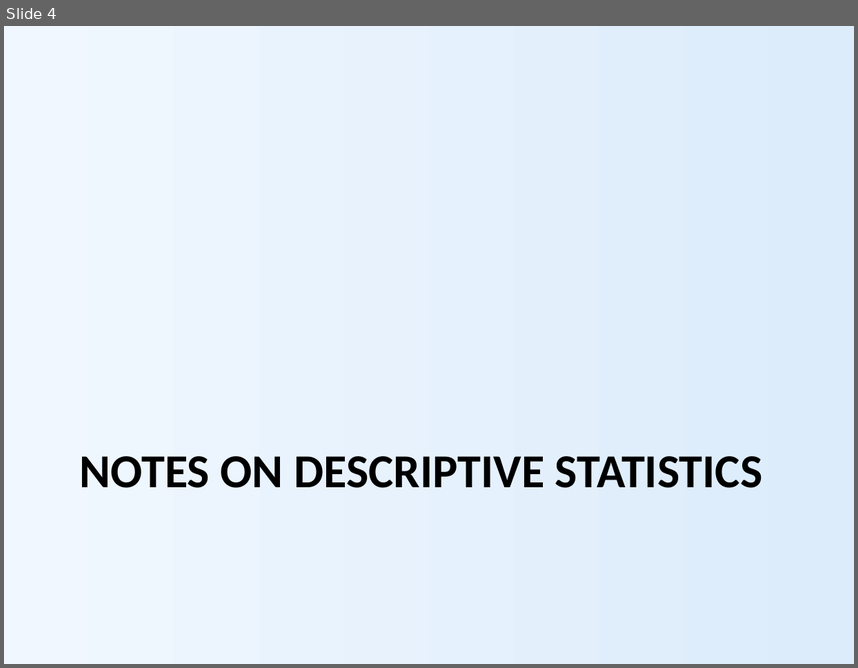
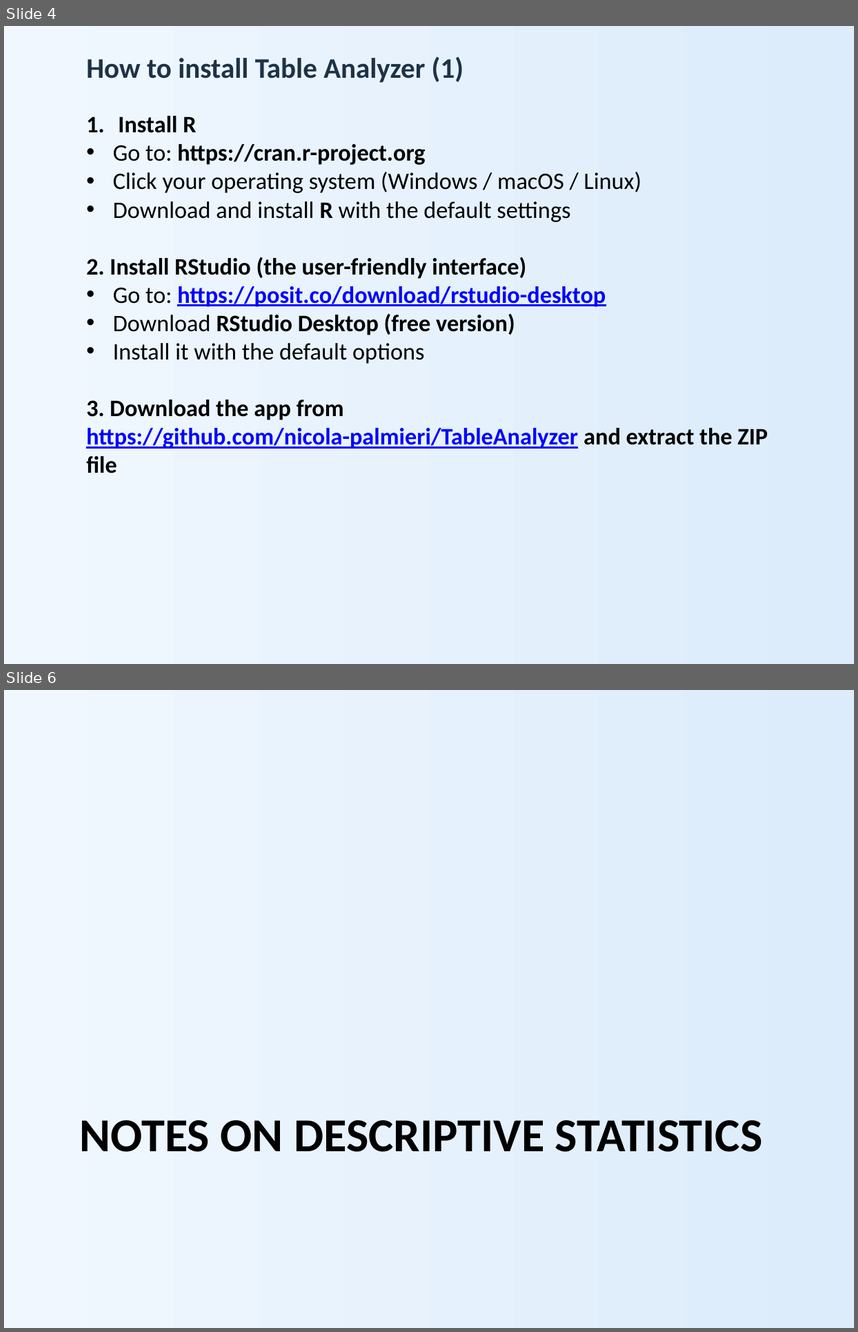
Before and after one commit to nicola-palmieri/TableAnalyzer, a slide deck: presentations/Table_Analyzer_Overview.pptx. Shown one above the other, each under a label of ours: slide 4 before the commit, slides 4 and 6 after it; the slides between them are not shown. The pictures are 858x668 and 858x1332 pixels, drawn with LibreOffice and Linux fonts; fonts in the diff are those of the drawing. Boxes give left, top, right and bottom in pixels: in the first picture for what was removed or moved away, otherwise in the second. Text is boxed around its words. In the diff, an @@ line names an element or a change of style, - is before the commit and + after.

```diff
--- a/presentations/Table_Analyzer_Overview.pptx
+++ b/presentations/Table_Analyzer_Overview.pptx
@@ slide 4 added at [4, 26, 854, 664], background gradient #F0F7FF to #DCECFA @@
@@ text added at [86, 58, 768, 473], 20 pt, text #000000, bold @@
+How to install Table Analyzer (1)
+1. Install R
+• Go to: https://cran.r-project.org
+• Click your operating system (Windows / macOS / Linux)
+• Download and install R with the default settings
+2. Install RStudio (the user-friendly interface)
+• Go to: https://posit.co/download/rstudio-desktop
+• Download RStudio Desktop (free version)
+• Install it with the default options
+3. Download the app from https://github.com/nicola-palmieri/TableAnalyzer and extract the ZIP file
@@ what was slide 4 is now slide 6 @@
```
Also in this commit, not shown: 3 slides changed, 1 other slide added, 3 other files.
